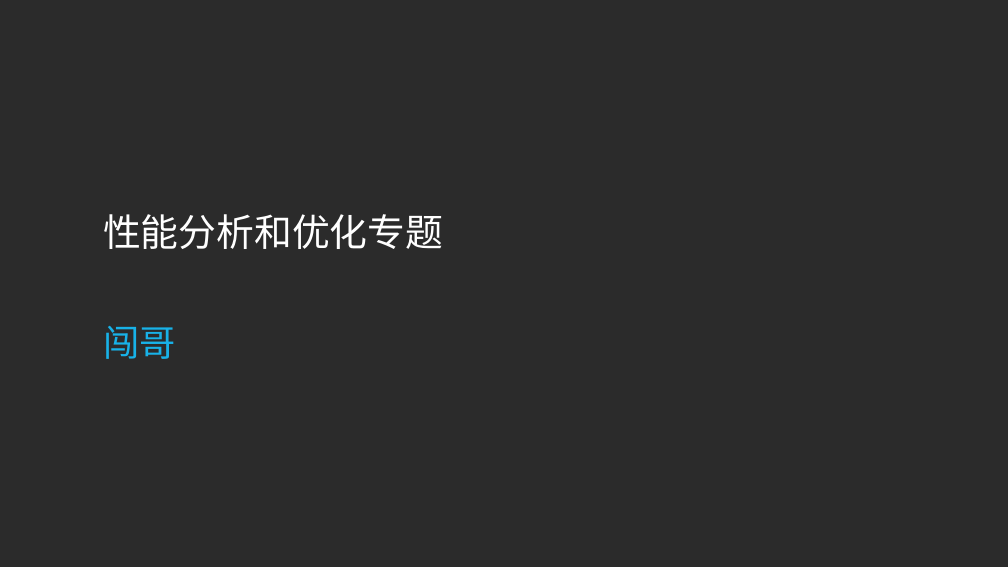
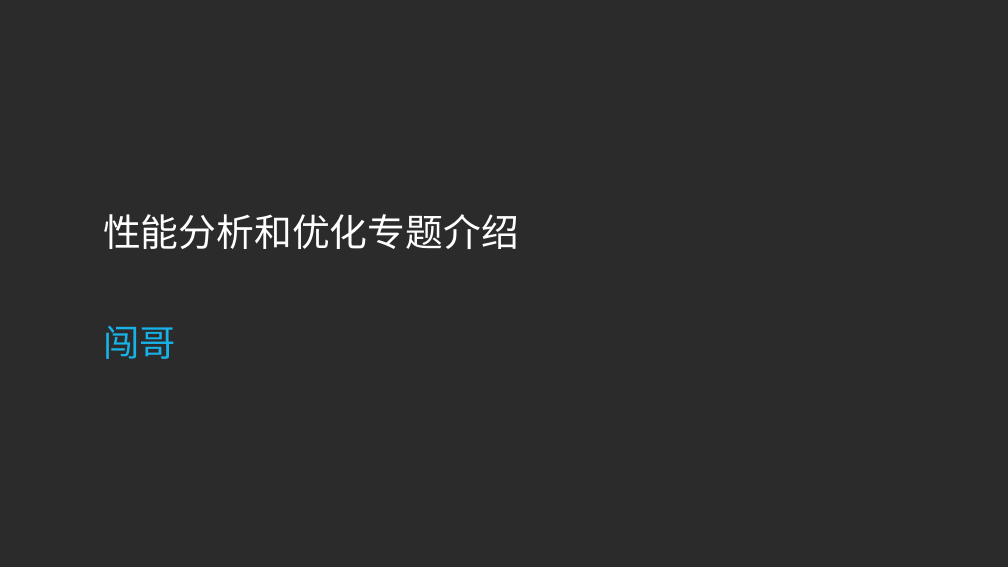
Before and after one commit to sqc157400661/Snail, a slide deck: slide 1 of Go专题系列/性能分析和优化专题/性能分析和优化专题.pptx. Drawn at 1008x567 pixels with LibreOffice and Linux fonts; fonts in the diff are those of the drawing; background and template pictures are left out; a plain dark background stands for a picture behind light text. Boxes give left, top, right and bottom in pixels: in the first picture for what was removed or moved away, otherwise in the second. Text is boxed around its words. In the diff, an @@ line names an element or a change of style, - is before the commit and + after.

```diff
--- a/Go专题系列/性能分析和优化专题/性能分析和优化专题.pptx
+++ b/Go专题系列/性能分析和优化专题/性能分析和优化专题.pptx
@@ text at bbox=[103, 214, 519, 249]: text changed @@
-性能分析和优化专题
+性能分析和优化专题介绍
```
Also in this commit, not shown: 1 other slide changed, 27 slides added, 2 slides removed, 3 other files.
